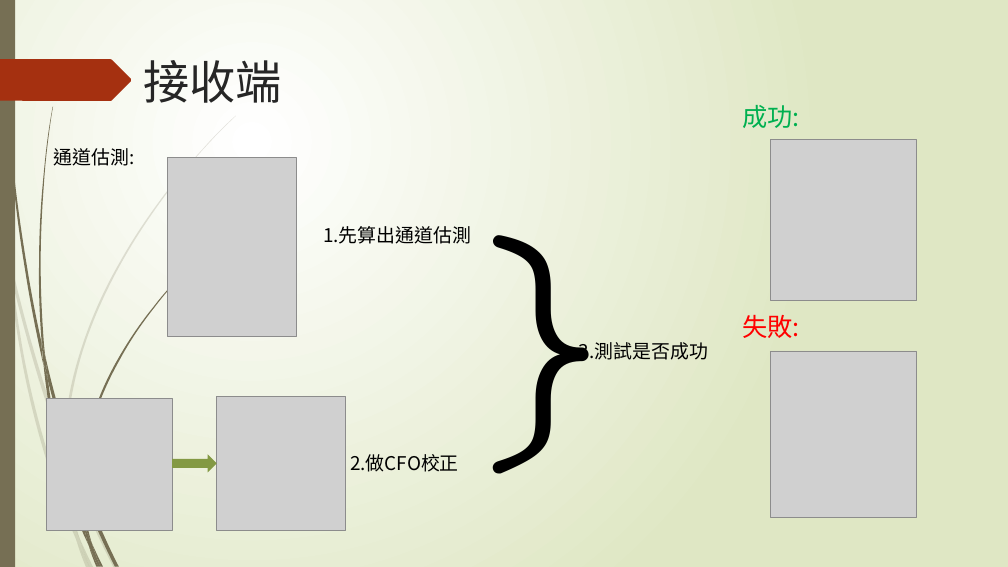
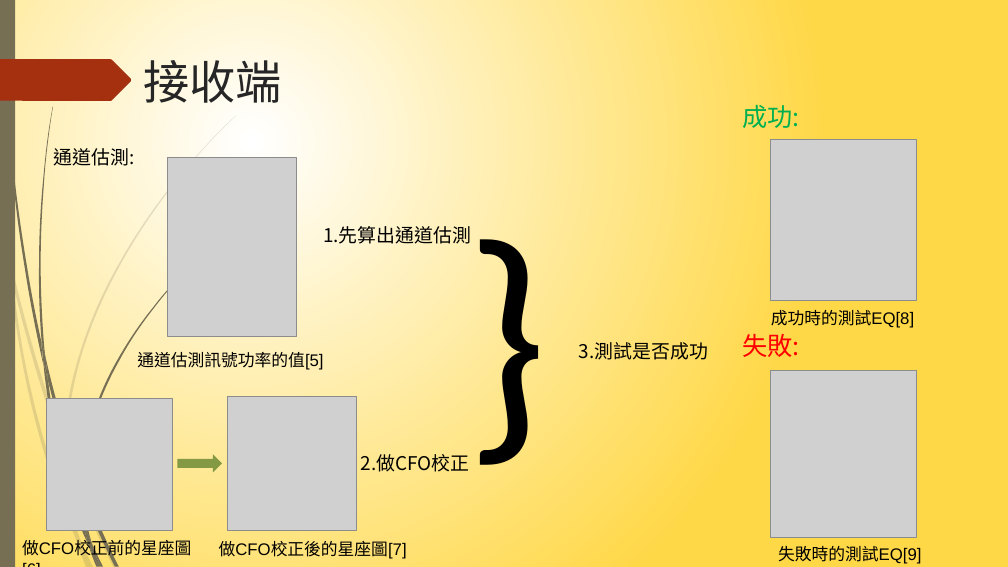
Before and after one commit to NIUWCSP/OTSM, a slide deck: slide 12 of report/以SDR實現OTSM通訊技術.pptx (slide 10 before the commit). Drawn at 1008x567 pixels with LibreOffice and Linux fonts; fonts in the diff are those of the drawing; grey boxes stand for pictures. Boxes give left, top, right and bottom in pixels: in the first picture for what was removed or moved away, otherwise in the second. Text is boxed around its words. In the diff, an @@ line names an element or a change of style, - is before the commit and + after.

```diff
--- a/report/以SDR實現OTSM通訊技術.pptx
+++ b/report/以SDR實現OTSM通訊技術.pptx
@@ background gradient #FFFFFF to #DFE8C4 to gradient #FFFFFF to #FFD847 @@
@@ text "}": place and size @@
-text "}" at [475, 155, 572, 481]
+text "}" at [458, 163, 555, 489]
@@ text "}" at [458, 163, 555, 489]: font Quicksand to Calibri @@
@@ text "失敗:": place and size @@
-text "失敗:" at [742, 315, 799, 338]
+text "失敗:" at [742, 334, 799, 357]
@@ text added at [771, 310, 914, 328], 16 pt, text #000000 @@
+成功時的測試EQ[8]
@@ text added at [137, 352, 323, 370], 16 pt, text #000000 @@
+通道估測訊號功率的值[5]
@@ picture: place and size @@
-picture at [771, 351, 917, 517]
+picture at [771, 371, 917, 538]
@@ picture: place and size @@
-picture at [217, 396, 346, 530]
+picture at [227, 396, 356, 530]
@@ text "2.做CFO校正": place and size @@
-text "2.做CFO校正" at [350, 454, 459, 472]
+text "2.做CFO校正" at [361, 454, 470, 472]
@@ right arrow: place and size @@
-right arrow at [172, 454, 217, 473]
+right arrow at [178, 454, 222, 473]
@@ text added at [22, 537, 191, 559], 16 pt, text #000000 @@
+做CFO校正前的星座圖[6]
@@ text added at [219, 541, 407, 559], 16 pt, text #000000 @@
+做CFO校正後的星座圖[7]
@@ text added at [778, 546, 921, 564], 16 pt, text #000000 @@
+失敗時的測試EQ[9]
```
Also in this commit, not shown: 16 other slides changed, 3 slides added, 6 other files.
